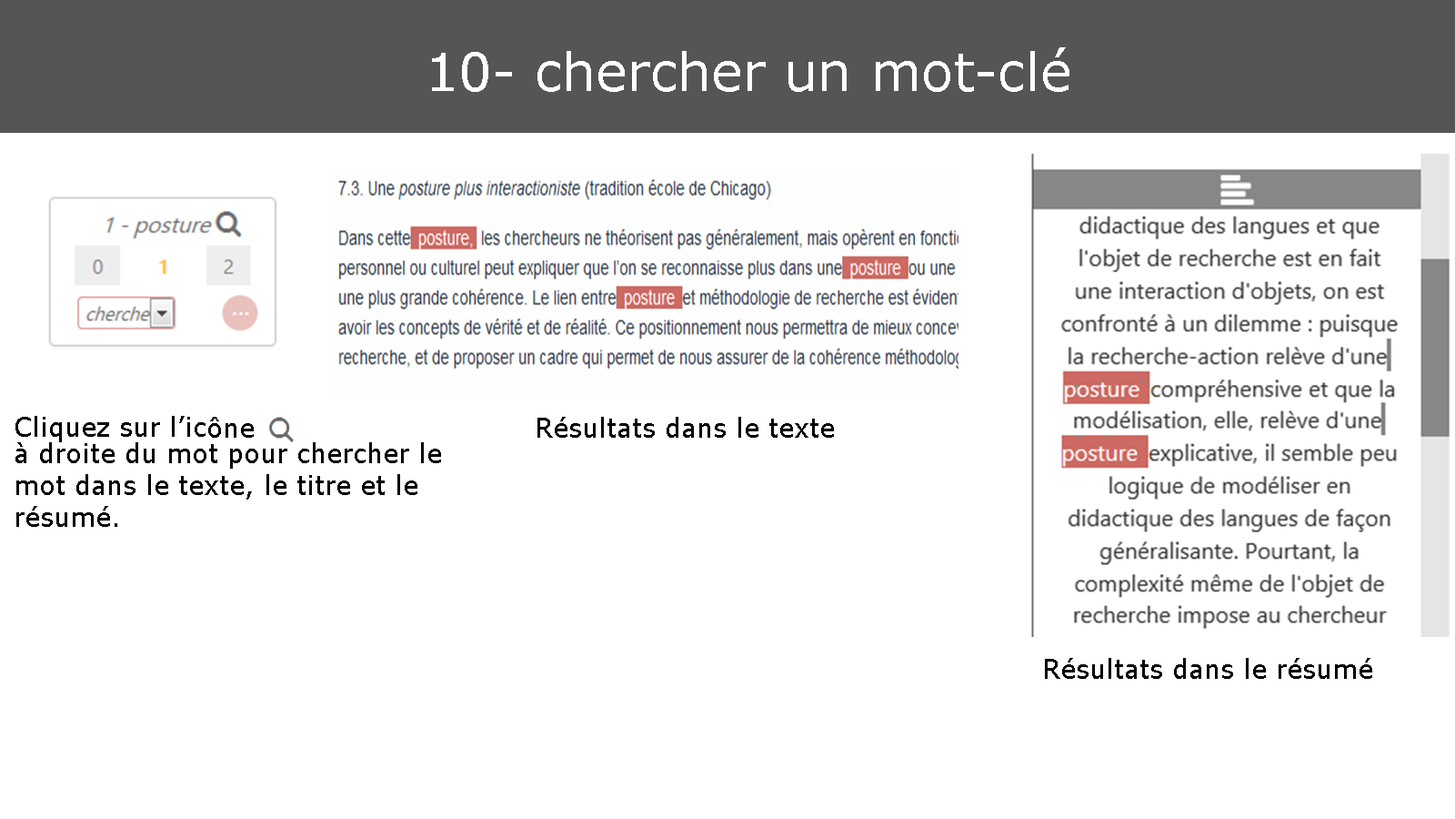
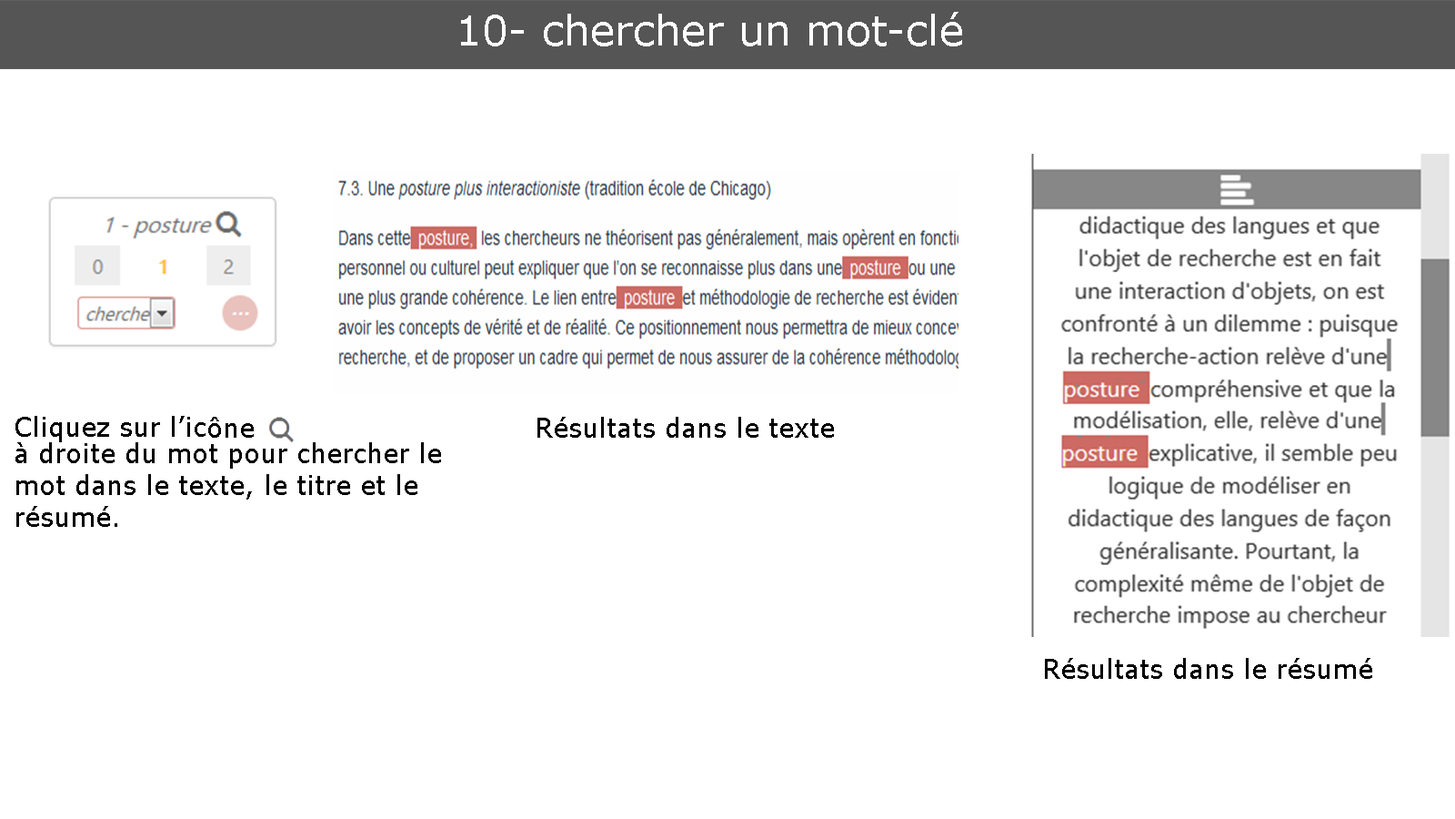
Layer changes from the first 1455x819 image to the second:
painted on "10- chercher un mot-clé" over [432, 11, 1070, 92]
painted on "Calque 4" over [0, 0, 1455, 133]
added layer "fond" above "Arrière-plan" over [0, 0, 1455, 133]
